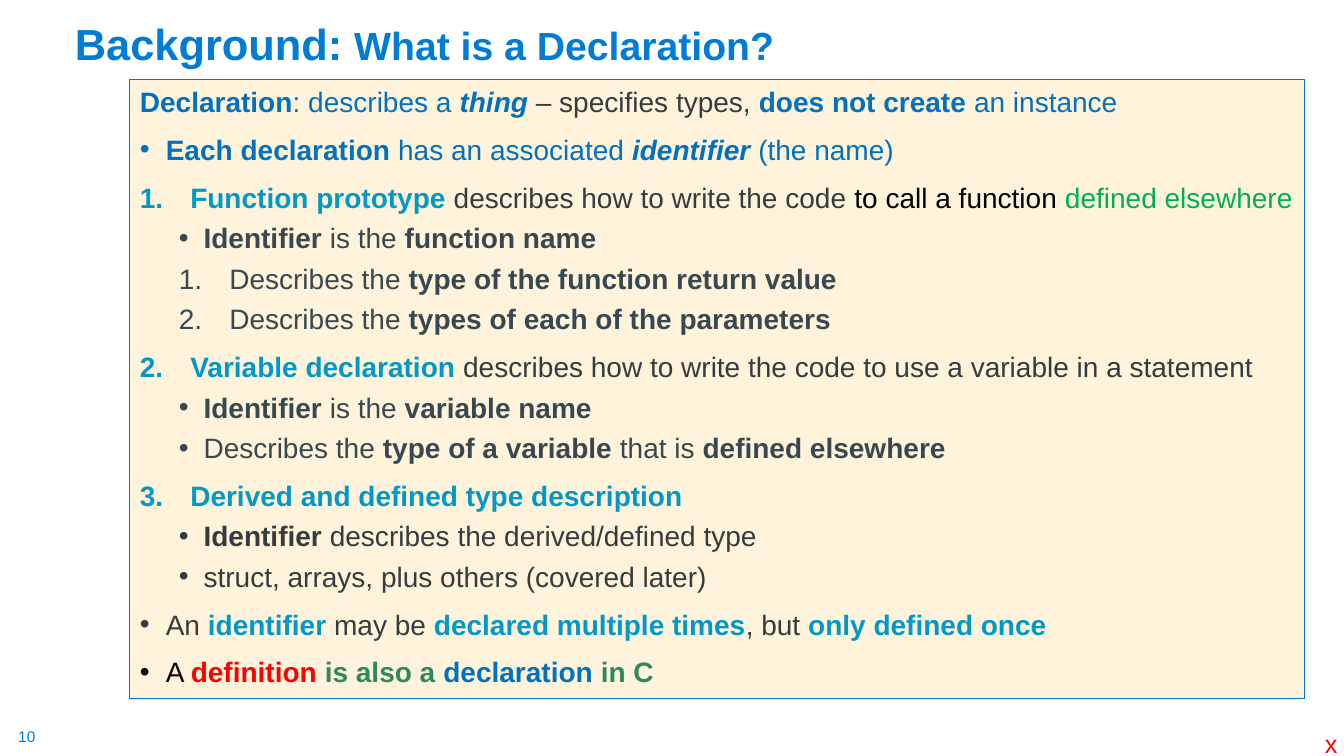
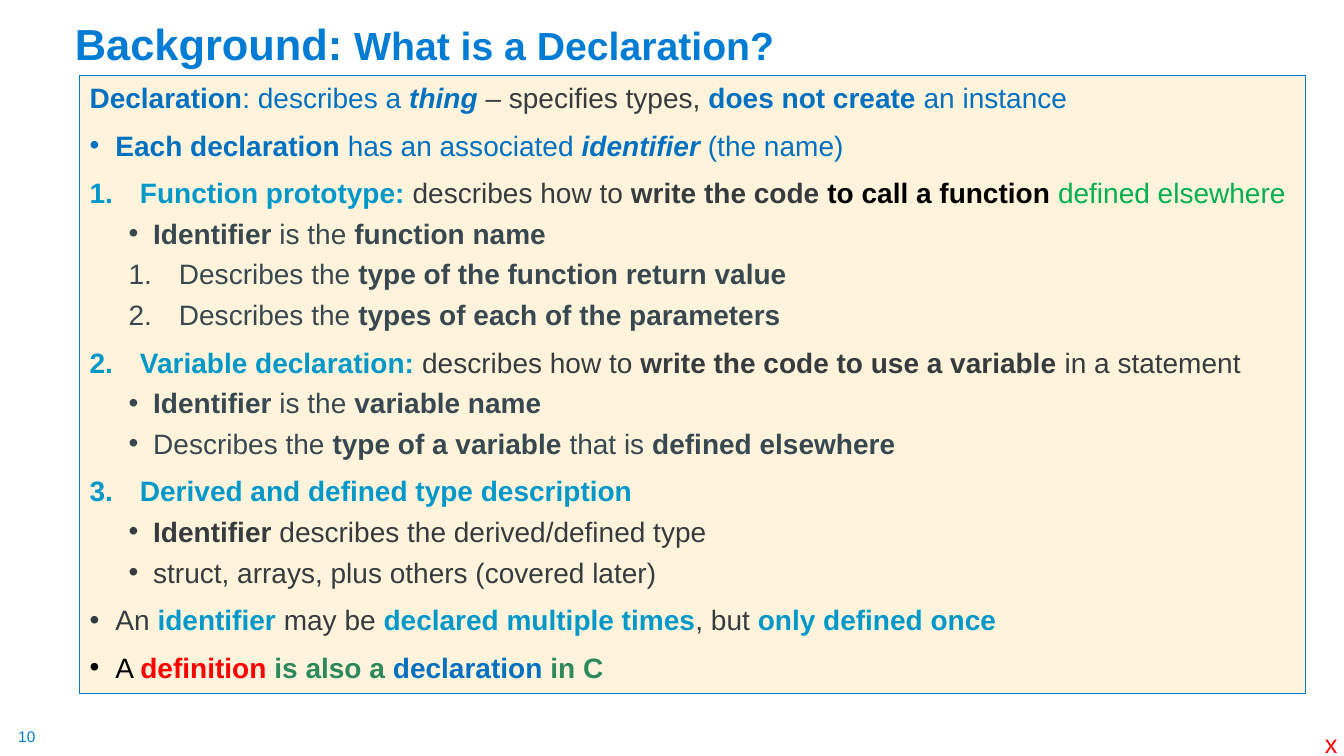
Before and after one commit to cse30-sp24/Muller-Slides, a slide deck: slide 10 of Lecture-4.pptx. Drawn at 1344x756 pixels with LibreOffice and Linux fonts; fonts in the diff are those of the drawing. Boxes give left, top, right and bottom in pixels: in the first picture for what was removed or moved away, otherwise in the second. Text is boxed around its words. In the diff, an @@ line names an element or a change of style, - is before the commit and + after.

```diff
--- a/Lecture-4.pptx
+++ b/Lecture-4.pptx
@@ text "Declaration: describes a thing – ...": place and size @@
-text "Declaration: describes a thing – ..." at (130,80,1305,698)
+text "Declaration: describes a thing – ..." at (80,76,1307,694)
@@ text at (140,182,1286,208): text changed; bold on @@
-1. Function prototype describes how to write the code to call a function defined elsewhere
+1. Function prototype: describes how to write the code to call a function defined elsewhere
@@ text at (140,352,1241,374): text changed; bold on @@
-2. Variable declaration describes how to write the code to use a variable in a statement
+2. Variable declaration: describes how to write the code to use a variable in a statement
```
Also in this commit, not shown: 8 other slides changed, 27 slides removed, 1 other file.
